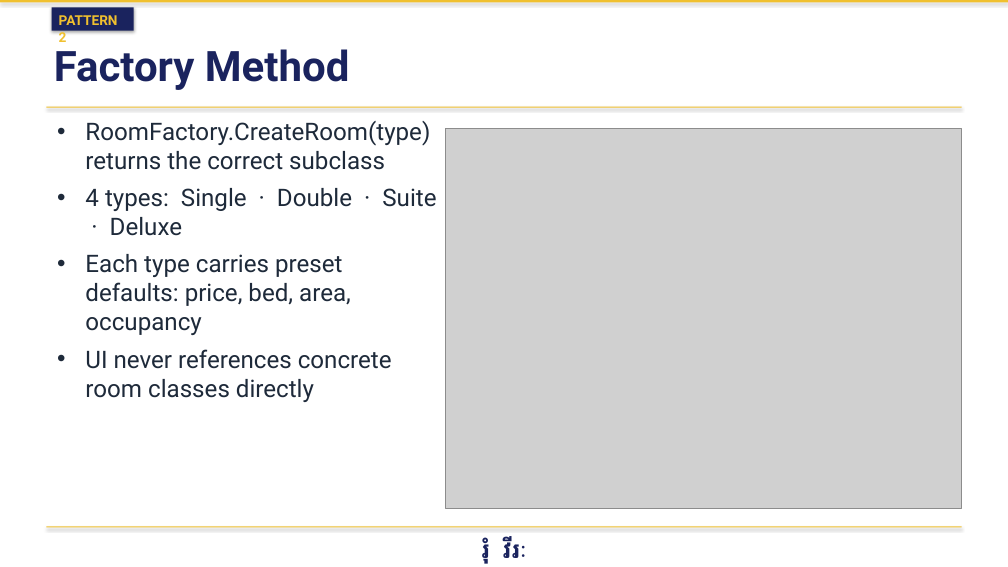
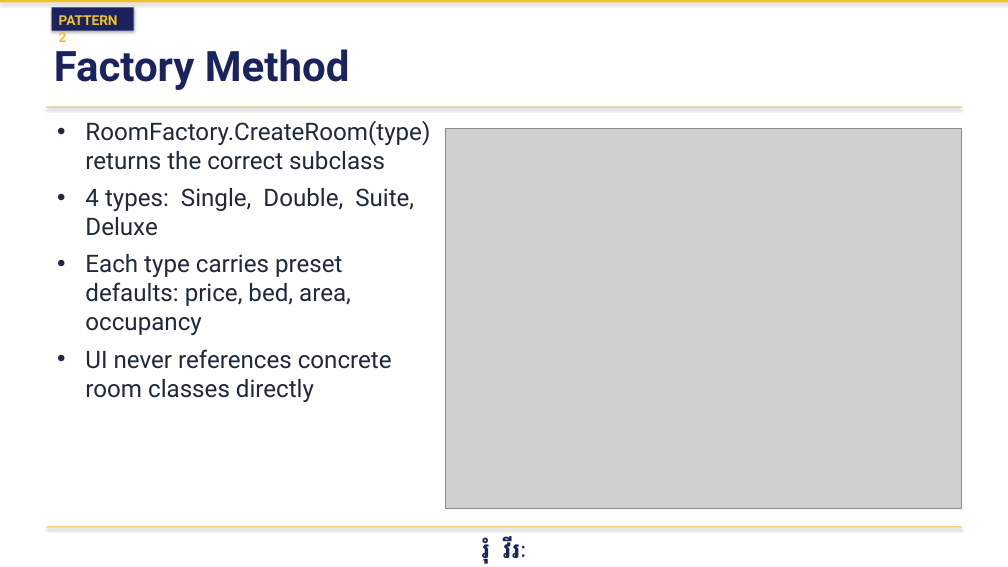
Before and after one commit to Vireakrom/hotel-management-system-OOAD, a slide deck: slide 18 of Documentation/HotelManagementSystem.pptx. Drawn at 1008x567 pixels with LibreOffice and Linux fonts; fonts in the diff are those of the drawing; grey boxes stand for pictures. Boxes give left, top, right and bottom in pixels: in the first picture for what was removed or moved away, otherwise in the second. Text is boxed around its words. In the diff, an @@ line names an element or a change of style, - is before the commit and + after.

```diff
--- a/Documentation/HotelManagementSystem.pptx
+++ b/Documentation/HotelManagementSystem.pptx
@@ text at [85,188,414,236]: text changed @@
-• 4 types: Single · Double · Suite · Deluxe
+• 4 types: Single, Double, Suite, Deluxe
```
Also in this commit, not shown: 13 other slides changed, 13 other files.
